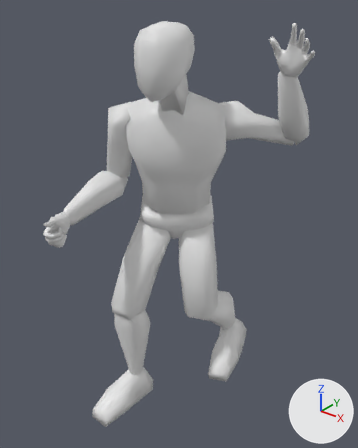
Renders of the FBX model Assets/Models/fencingguy.fbx from each side of a commit.
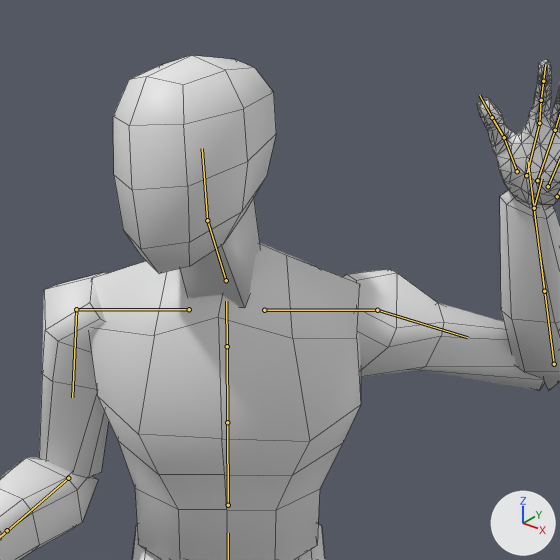
Old and new are each drawn whole from a 50 mm camera at (1.342, -1.616, 1.97) aimed at (0.105, -0.07, 1.012) and again close up on the part from 26% to 84% of the width and 0% to 47% of the height. The lights are fixed; the arrows at lower right show +X, +Y and +Z. Both versions are drawn at frame 7 of the action 'root|walkforward'; the numbers are the values there. The bones that bend it are drawn over the model as lines in the close-ups. The close-ups show mesh edges as thin lines.

In view in the first close-up: 'body'.
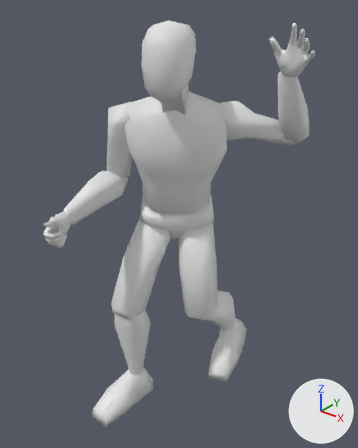
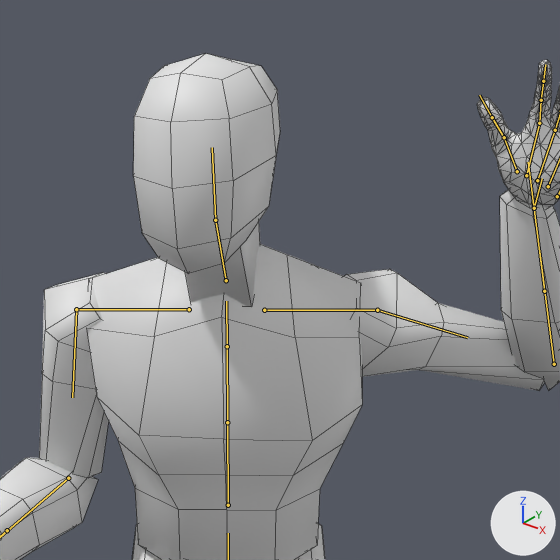
Where the change shows, as pixel boxes [x1, y1, x2, y2] in the close-ups (560 x 560 px):
'body', posed
    before: [0, 55, 560, 560]
    after: [0, 54, 560, 560]
bone 'neck.x', root to tip
    before: (226, 280) to (207, 220)
    after: (226, 280) to (215, 220)

The edits, one by one:
Bone 'neck.x' (bone_neck_x) turns from (-46, -19, 39) to (-43, -10, 20) degrees about its own x, y and z.
